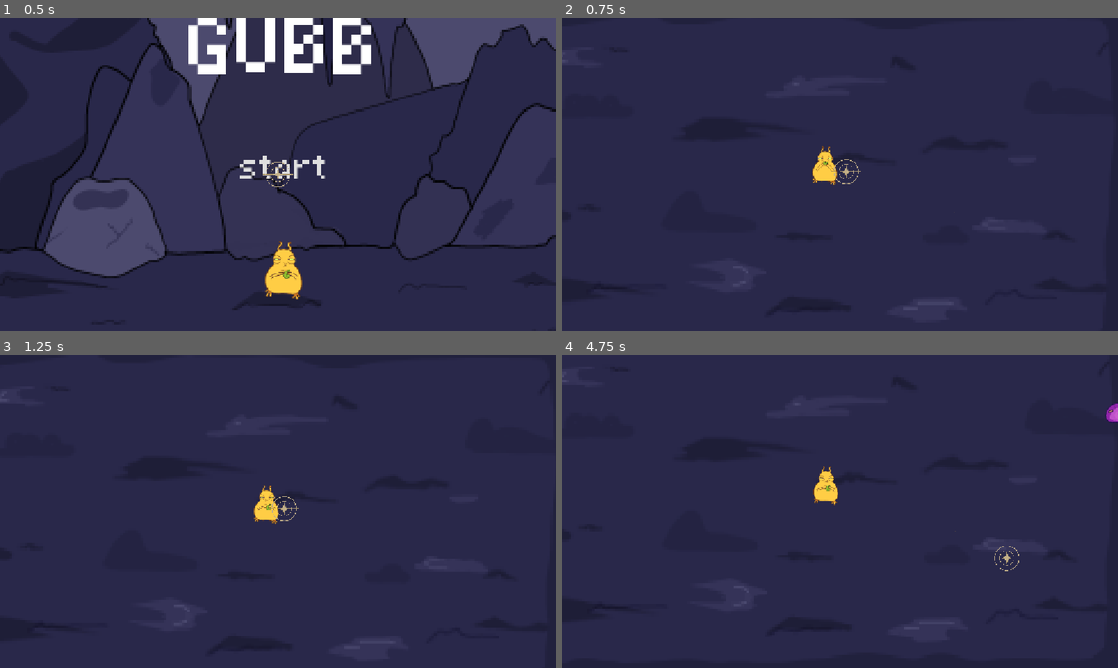
Above: before the commit, frames 1-4 (two rows, left to right).
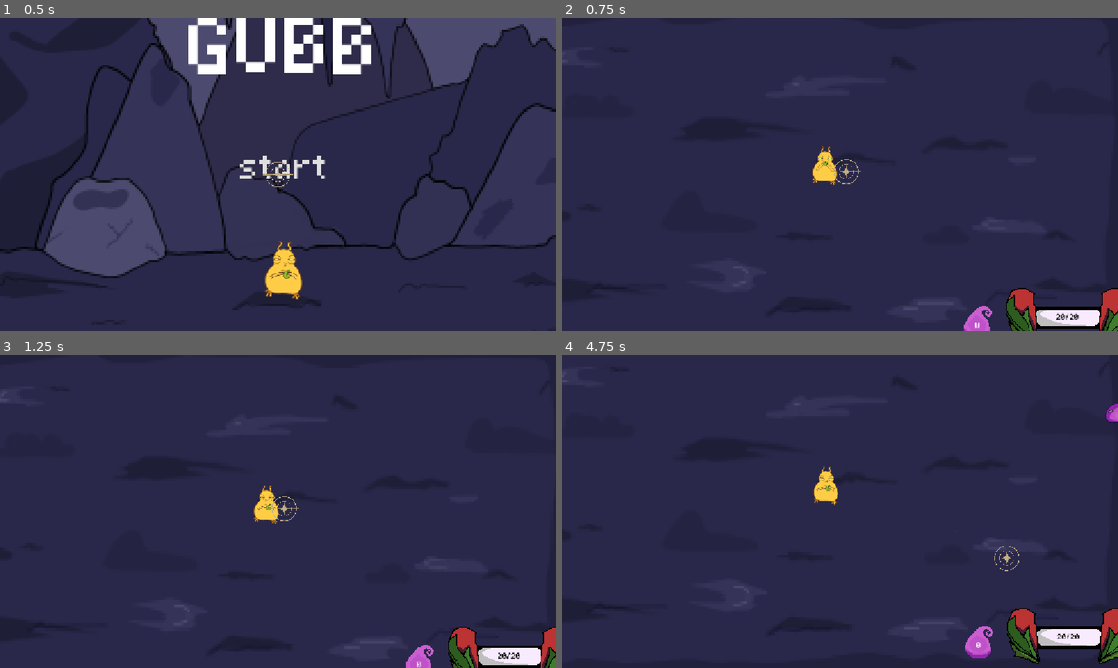
Above: after the commit, the same moments.

Repository: KittyNinjakato/Teenager-Game-Jam
Game: Godot game, scene res://scenes/start menu.tscn
Two runs of this game, one before a commit and one after it. Both use one fixed random seed, a clock stepped at 60 frames per second and the inputs below.
Inputs (mouse positions are in pixels of both pictures, inside the frame that each line leads up to):
- Up to frame 1 (0.5 s): no input
- Up to frame 2 (0.75 s): click "start" at 0.5 s
- Up to frame 3 (1.25 s): no input
- Up to frame 4 (4.75 s): move the mouse to (962, 495) at 1.27 s; click (962, 495) at 1.35 s; move the mouse to (728, 527) at 2.02 s; tap E (e_ability) at 2.1, 4.35 s; move the mouse to (895, 442) at 2.77 s; tap F (f_ability) at 2.85 s; move the mouse to (812, 574) at 3.52 s; click (812, 574) at 3.6 s; move the mouse to (1006, 558) at 4.27 s

Frame 1 is identical in both runs. In frame 2, 2.1% of the frame differs, in the area x 72-100%, y 86-100%; in frame 3, 2.0%; in frame 4, 2.5%, in the area x 72-100%, y 80-99%.

Commit message:
Made essence an.d ehhalth bar

Diff:
--- /dev/null
+++ b/just-a-lil-guy/health.gd
@@ -0,0 +1,6 @@
+extends RichTextLabel
+
+
+func _process(delta: float):
+
+	$".".text = Global.health
--- /dev/null
+++ b/just-a-lil-guy/scenes/Essence counter.tscn
@@ -0,0 +1,32 @@
+[gd_scene format=3 uid="uid://c0swtsx0g17h5"]
+
+[ext_resource type="FontFile" uid="uid://dw2k07uysqtkx" path="res://sprites/quaver.ttf" id="1_tcmvr"]
+[ext_resource type="Script" uid="uid://dx1u201vjma38" path="res://scenes/essence.gd" id="1_ypeng"]
+[ext_resource type="Texture2D" uid="uid://blx4xnpe5hh5j" path="res://sprites/Icons/New Piskel-1.png (5).png" id="3_4e7gn"]
+
+[node name="Essence counter" type="Control" unique_id=780830809]
+layout_mode = 3
+anchors_preset = 15
+anchor_right = 1.0
+anchor_bottom = 1.0
+grow_horizontal = 2
+grow_vertical = 2
+
+[node name="Essence" type="RichTextLabel" parent="." unique_id=1325736081]
+z_index = 1000
+layout_mode = 0
+offset_left = -63.0
+offset_top = -1.0
+offset_right = 64.0
+offset_bottom = 13.0
+theme_override_fonts/normal_font = ExtResource("1_tcmvr")
+theme_override_font_sizes/normal_font_size = 16
+fit_content = true
+scroll_active = false
+autowrap_mode = 0
+horizontal_alignment = 1
+script = ExtResource("1_ypeng")
+
+[node name="NewPiskel1_png(5)" type="Sprite2D" parent="." unique_id=1540789969]
+texture = ExtResource("3_4e7gn")
+metadata/_edit_lock_ = true
--- /dev/null
+++ b/just-a-lil-guy/scenes/Health bar.tscn
@@ -0,0 +1,32 @@
+[gd_scene format=3 uid="uid://co0h5eykgd3l"]
+
+[ext_resource type="FontFile" uid="uid://dw2k07uysqtkx" path="res://sprites/quaver.ttf" id="1_p4sj8"]
+[ext_resource type="Script" uid="uid://cuioxptwh3k6j" path="res://health.gd" id="2_26250"]
+[ext_resource type="Texture2D" uid="uid://xn78hmymjwix" path="res://sprites/Icons/New Piskel-1.png (6).png" id="3_h868h"]
+
+[node name="Control" type="Control" unique_id=2094121534]
+layout_mode = 3
+anchors_preset = 15
+anchor_right = 1.0
+anchor_bottom = 1.0
+grow_horizontal = 2
+grow_vertical = 2
+
+[node name="Health" type="RichTextLabel" parent="." unique_id=1154565527]
+z_index = 1000
+layout_mode = 0
+offset_left = -59.0
+offset_top = -10.0
+offset_right = 58.0
+offset_bottom = 24.0
+theme_override_colors/default_color = Color(0, 0, 0, 1)
+theme_override_fonts/normal_font = ExtResource("1_p4sj8")
+theme_override_font_sizes/normal_font_size = 16
+scroll_active = false
+horizontal_alignment = 1
+vertical_alignment = 1
+script = ExtResource("2_26250")
+
+[node name="NewPiskel1_png(6)" type="Sprite2D" parent="." unique_id=910748258]
+scale = Vector2(2, 2)
+texture = ExtResource("3_h868h")
--- /dev/null
+++ b/just-a-lil-guy/scenes/essence.gd
@@ -0,0 +1,5 @@
+extends RichTextLabel
+
+
+func _process(delta: float):
+	$".".text = str(Global.essence)
--- a/just-a-lil-guy/scenes/game.tscn
+++ b/just-a-lil-guy/scenes/game.tscn
@@ -3,8 +3,10 @@
 [ext_resource type="Script" uid="uid://dxeq2fyn2fpnv" path="res://scrips/game_manager.gd" id="1_lnu2h"]
 [ext_resource type="PackedScene" uid="uid://bkfqgclfoiekq" path="res://scenes/lil_guy.tscn" id="1_uwrxv"]
 [ext_resource type="PackedScene" uid="uid://bvlmnjxvei21u" path="res://scenes/mouse.tscn" id="4_lbhrr"]
+[ext_resource type="PackedScene" uid="uid://c0swtsx0g17h5" path="res://scenes/Essence counter.tscn" id="6_gee14"]
 [ext_resource type="Texture2D" uid="uid://cndea4bvxmbkd" path="res://sprites/Backround.webp" id="6_p57ef"]
 [ext_resource type="Script" uid="uid://ct8iulp3cut4d" path="res://scrips/enemy_spawner.gd" id="6_u5sy4"]
+[ext_resource type="PackedScene" uid="uid://co0h5eykgd3l" path="res://scenes/Health bar.tscn" id="7_u5sy4"]
 
 [node name="The world" type="Node2D" unique_id=209446630]
 
@@ -39,4 +41,21 @@
 position = Vector2(570, 330)
 texture = ExtResource("6_p57ef")
 
+[node name="Essence counter" parent="." unique_id=780830809 instance=ExtResource("6_gee14")]
+anchors_preset = 0
+anchor_right = 0.0
+anchor_bottom = 0.0
+offset_left = 886.0
+offset_top = 632.0
+offset_right = 886.0
+offset_bottom = 632.0
+grow_horizontal = 1
+grow_vertical = 1
+
+[node name="Health bar" parent="." unique_id=2094121534 instance=ExtResource("7_u5sy4")]
+offset_left = 1073.0
+offset_top = 614.0
+offset_right = 1073.0
+offset_bottom = 614.0
+
 [connection signal="timeout" from="game_manager/Enemy Spawner/Enemy Spawning Timer" to="game_manager/Enemy Spawner" method="_on_enemy_spawning_timer_timeout"]
--- a/just-a-lil-guy/scrips/game_manager.gd
+++ b/just-a-lil-guy/scrips/game_manager.gd
@@ -31,6 +31,7 @@
 
 func get_essence(amount):
 	essence += amount
+	Global.essence = essence #so essence can be counted
 	#print("essence: " + str(essence))
 
 
@@ -60,6 +61,8 @@
 
 #@onready var starfall_hitbox: Area2D = $"."
 func _process(_delta: float) -> void:
+
+
 
 	#heal spell
 	if Input.is_action_just_pressed("f_ability"): #if pressed F
@@ -109,4 +112,7 @@
 				heal_off_cooldown = true
 				print("off cooldonw")
 
+	Global.health = str(gub_health) + "/" + str(gub_max_health)
+	print(Global.health)
+
 #ability unlocks
--- a/just-a-lil-guy/scrips/global.gd
+++ b/just-a-lil-guy/scrips/global.gd
@@ -2,7 +2,8 @@
 
 var gub = null
 #states the variable gub so it can be accessed anywhere
-
+var essence = 0
+var health = 0
 @export var slime_death = 0 #how many slimes have died
 
 @export var wave_num = 0 #what wave we are on
Not shown, added: just-a-lil-guy/health.gd.uid
Not shown, added: just-a-lil-guy/scenes/essence.gd.uid
Renamed: just-a-lil-guy/sprites/Fist pixel art.png -> just-a-lil-guy/sprites/Icons/Fist pixel art.png
Not shown, added: just-a-lil-guy/sprites/Icons/Fist pixel art.png.import
Binary file added: just-a-lil-guy/sprites/Icons/New Piskel-1.png (1).png
Not shown, added: just-a-lil-guy/sprites/Icons/New Piskel-1.png (1).png.import
Binary file added: just-a-lil-guy/sprites/Icons/New Piskel-1.png (2).png
Not shown, added: just-a-lil-guy/sprites/Icons/New Piskel-1.png (2).png.import
Binary file added: just-a-lil-guy/sprites/Icons/New Piskel-1.png (3).png
Not shown, added: just-a-lil-guy/sprites/Icons/New Piskel-1.png (3).png.import
Binary file added: just-a-lil-guy/sprites/Icons/New Piskel-1.png (5).png
Not shown, changed: just-a-lil-guy/sprites/Icons/New Piskel-1.png (5).png.import
(and 4 more such lines)
